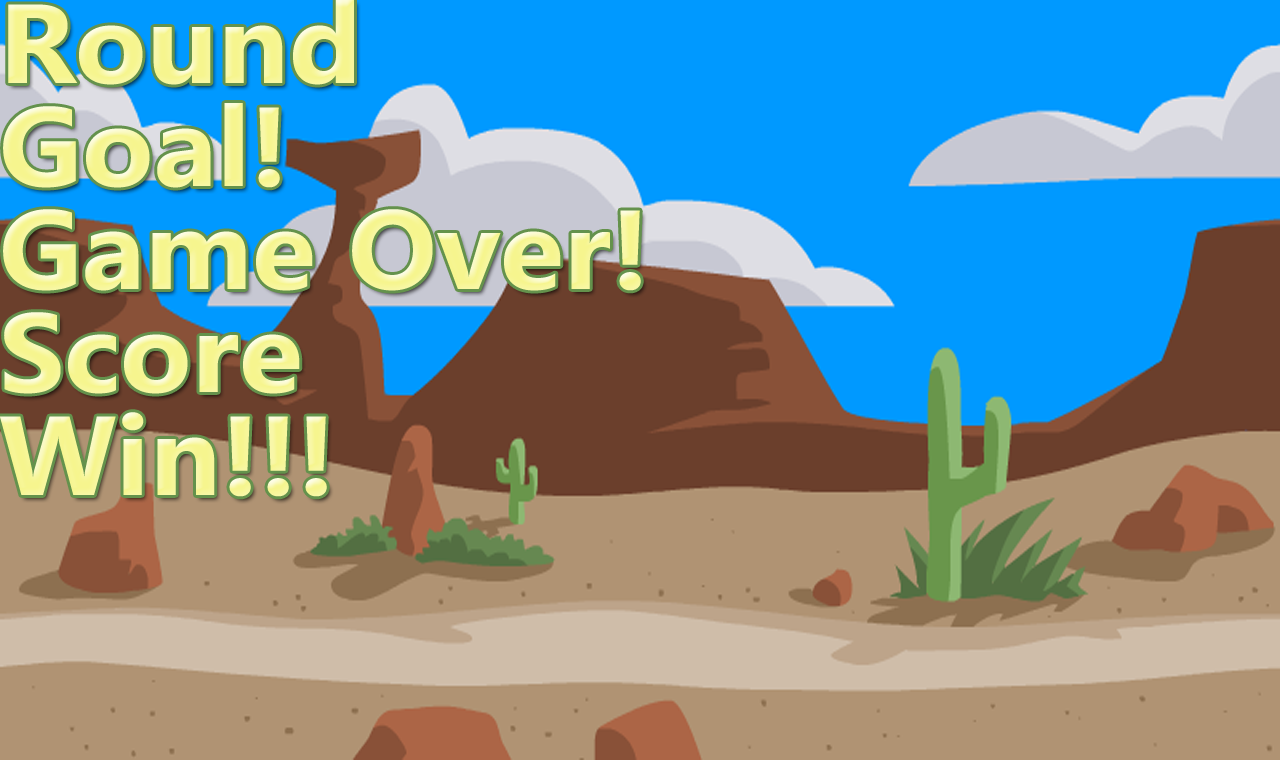
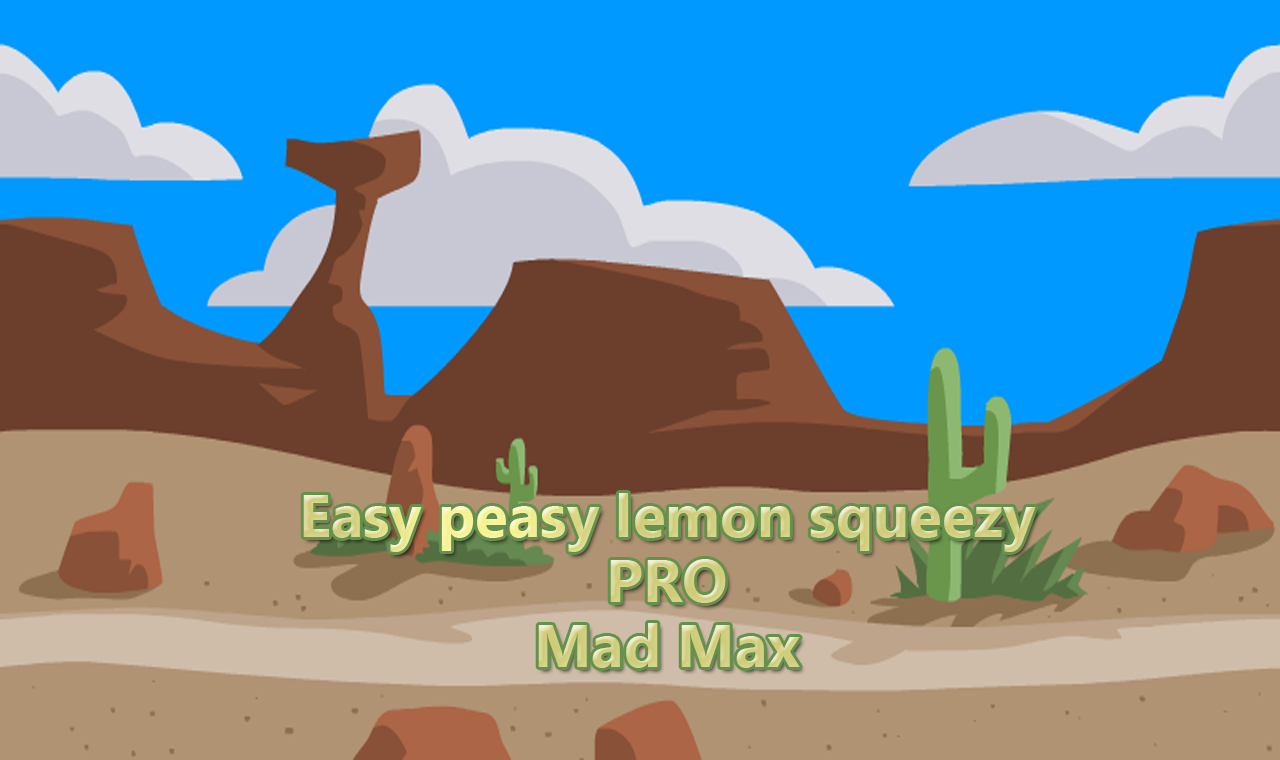
Layered file, before and after one edit (1280x760). Changes by layer:
hid "Round Goal! Game Over! Score W" over <box>0,0,641,497</box>
showed "Easy peasy lemon squeezy PRO M" over <box>303,493,1036,668</box>
